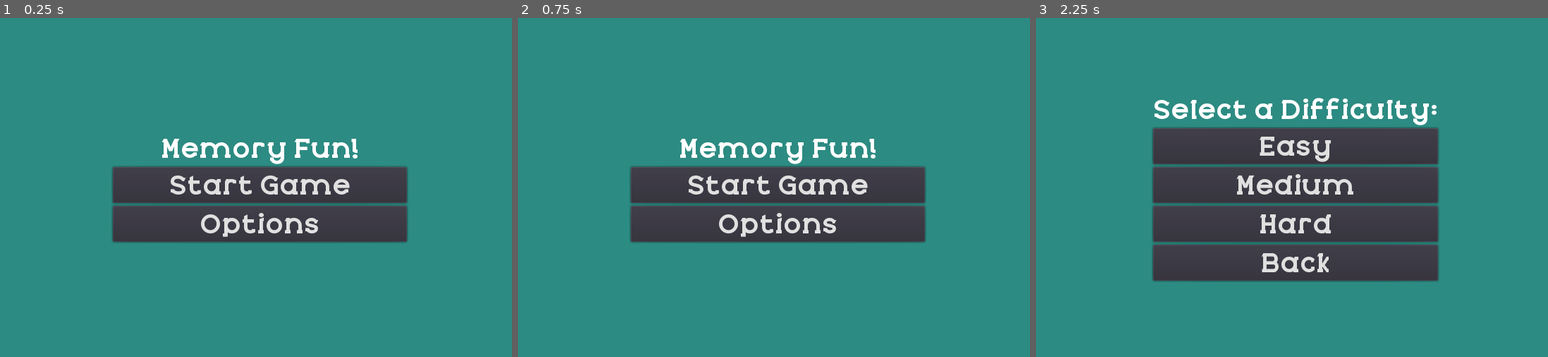
Above: before the commit, frames 1-3 (left to right).
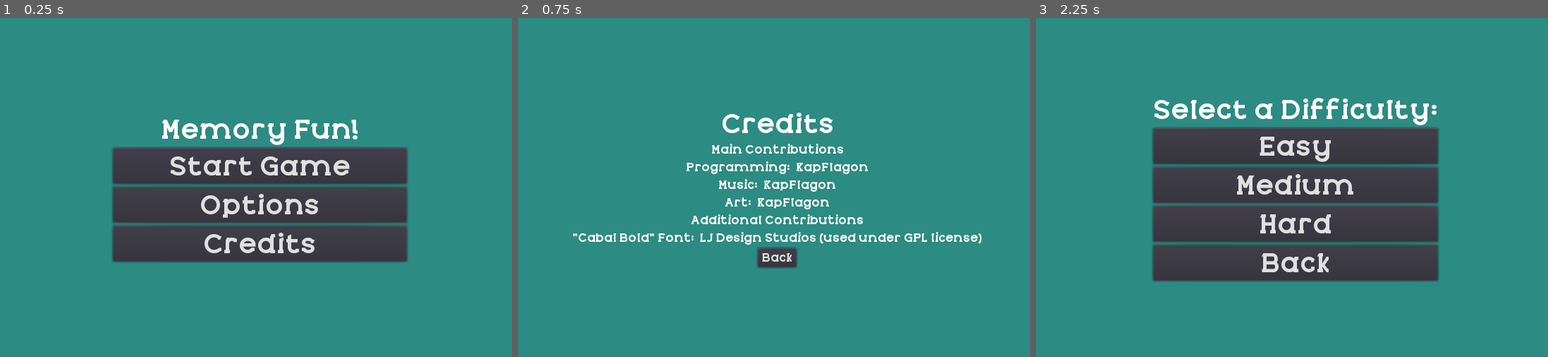
Above: after the commit, the same moments.

Repository: KapFlagon/Memory-Fun
Game: Godot game, scene res://src/screens/StartScreen.tscn
Same seed, same stepped clock (60 frames per second), same inputs: the game is played once before the commit and once after it.
Inputs (mouse positions are in pixels of both pictures, inside the frame that each line leads up to):
- Up to frame 1 (0.25 s): no input
- Up to frame 2 (0.75 s): click (779, 245) at 0.5 s, where only the run after the commit has a clickable "Credits"
- Up to frame 3 (2.25 s): click (1297, 258) at 1.25 s, where only the run after the commit has a clickable "Back"; click "Start Game" at 2 s

The runs differ from the first frame. In frame 1, 12% of the frame differs, in the area x 21-80%, y 30-73%; in frame 2, 15%, in the area x 10-91%, y 27-74%; in frame 3, nothing differs.

Commit message:
Basic Credits screen.

Diff:
--- /dev/null
+++ b/src/screens/CreditsScreen.gd
@@ -0,0 +1,12 @@
+extends Control
+
+
+
+func _ready() -> void:
+	get_node("ColorRect").set_frame_color(PlayerData.get_background_colour())
+
+
+
+
+func _on_Back_button_up() -> void:
+	get_tree().change_scene("res://src/screens/StartScreen.tscn")
--- /dev/null
+++ b/src/screens/CreditsScreen.tscn
@@ -0,0 +1,148 @@
+[gd_scene load_steps=4 format=2]
+
+[ext_resource path="res://src/screens/CreditsScreen.gd" type="Script" id=1]
+[ext_resource path="res://src/themes/Theme_01_small.tres" type="Theme" id=2]
+[ext_resource path="res://src/themes/Theme_01.tres" type="Theme" id=3]
+
+[node name="CreditsScreen" type="Control"]
+anchor_right = 1.0
+anchor_bottom = 1.0
+theme = ExtResource( 3 )
+script = ExtResource( 1 )
+__meta__ = {
+"_edit_use_anchors_": false
+}
+
+[node name="ColorRect" type="ColorRect" parent="."]
+anchor_right = 1.0
+anchor_bottom = 1.0
+color = Color( 0.172549, 0.545098, 0.509804, 1 )
+__meta__ = {
+"_edit_use_anchors_": false
+}
+
+[node name="VBox_Credits" type="VBoxContainer" parent="."]
+anchor_right = 1.0
+anchor_bottom = 1.0
+theme = ExtResource( 2 )
+alignment = 1
+__meta__ = {
+"_edit_use_anchors_": false
+}
+
+[node name="ScreenTitle" type="Label" parent="VBox_Credits"]
+margin_top = 127.0
+margin_right = 800.0
+margin_bottom = 172.0
+theme = ExtResource( 3 )
+text = "Credits"
+align = 1
+__meta__ = {
+"_edit_use_anchors_": false
+}
+
+[node name="OwnCon" type="Label" parent="VBox_Credits"]
+margin_top = 176.0
+margin_right = 800.0
+margin_bottom = 197.0
+text = "Main Contributions"
+align = 1
+
+[node name="HBox_Prog" type="HBoxContainer" parent="VBox_Credits"]
+margin_top = 201.0
+margin_right = 800.0
+margin_bottom = 222.0
+alignment = 1
+
+[node name="Title" type="Label" parent="VBox_Credits/HBox_Prog"]
+margin_left = 270.0
+margin_right = 422.0
+margin_bottom = 21.0
+text = "Programming: "
+align = 1
+
+[node name="Name" type="Label" parent="VBox_Credits/HBox_Prog"]
+margin_left = 426.0
+margin_right = 529.0
+margin_bottom = 21.0
+text = "KapFlagon"
+
+[node name="HBox_Music" type="HBoxContainer" parent="VBox_Credits"]
+margin_top = 226.0
+margin_right = 800.0
+margin_bottom = 247.0
+theme = ExtResource( 2 )
+alignment = 1
+__meta__ = {
+"_edit_use_anchors_": false
+}
+
+[node name="Title" type="Label" parent="VBox_Credits/HBox_Music"]
+margin_left = 316.0
+margin_right = 376.0
+margin_bottom = 21.0
+text = "Music: "
+
+[node name="Name" type="Label" parent="VBox_Credits/HBox_Music"]
+margin_left = 380.0
+margin_right = 483.0
+margin_bottom = 21.0
+text = "KapFlagon"
+
+[node name="HBox_Art" type="HBoxContainer" parent="VBox_Credits"]
+margin_top = 251.0
+margin_right = 800.0
+margin_bottom = 272.0
+theme = ExtResource( 2 )
+alignment = 1
+__meta__ = {
+"_edit_use_anchors_": false
+}
+
+[node name="Title" type="Label" parent="VBox_Credits/HBox_Art"]
+margin_left = 325.0
+margin_right = 367.0
+margin_bottom = 21.0
+text = "Art: "
+
+[node name="Name" type="Label" parent="VBox_Credits/HBox_Art"]
+margin_left = 371.0
+margin_right = 474.0
+margin_bottom = 21.0
+text = "KapFlagon"
+
+[node name="OtherCon" type="Label" parent="VBox_Credits"]
+margin_top = 276.0
+margin_right = 800.0
+margin_bottom = 297.0
+text = "Additional Contributions"
+align = 1
+
+[node name="HBox_Fonts" type="HBoxContainer" parent="VBox_Credits"]
+margin_top = 301.0
+margin_right = 800.0
+margin_bottom = 322.0
+alignment = 1
+
+[node name="Title" type="Label" parent="VBox_Credits/HBox_Fonts"]
+margin_left = 109.0
+margin_right = 286.0
+margin_bottom = 21.0
+text = "\"Cabal Bold\" Font: "
+
+[node name="Name" type="Label" parent="VBox_Credits/HBox_Fonts"]
+margin_left = 290.0
+margin_right = 690.0
+margin_bottom = 21.0
+text = "LJ Design Studios (used under GPL license)"
+
+[node name="Back" type="Button" parent="VBox_Credits"]
+margin_left = 372.0
+margin_top = 326.0
+margin_right = 427.0
+margin_bottom = 353.0
+grow_horizontal = 0
+grow_vertical = 0
+size_flags_horizontal = 4
+text = "Back"
+[connection signal="button_up" from="VBox_Credits/Back" to="." method="_on_Back_button_up"]
--- a/src/screens/StartScreen.gd
+++ b/src/screens/StartScreen.gd
@@ -16,3 +16,7 @@
 
 func _on_OptionsButton_options_submitted() -> void:
 	get_node("ColorRect").set_frame_color(PlayerData.get_background_colour())
+
+
+func _on_CreditsButton_button_up() -> void:
+	get_tree().change_scene("res://src/screens/CreditsScreen.tscn")
--- a/src/screens/StartScreen.tscn
+++ b/src/screens/StartScreen.tscn
@@ -40,9 +40,9 @@
 }
 
 [node name="Title" type="Label" parent="VBox_MainMenu"]
-margin_top = 98.0
+margin_top = 71.0
 margin_right = 417.0
-margin_bottom = 143.0
+margin_bottom = 116.0
 text = "Memory Fun!"
 align = 1
 __meta__ = {
@@ -50,14 +50,17 @@
 }
 
 [node name="StartButton" parent="VBox_MainMenu" instance=ExtResource( 5 )]
-margin_top = 147.0
-margin_bottom = 198.0
 
 [node name="OptionsButton" parent="VBox_MainMenu" instance=ExtResource( 6 )]
-margin_top = 202.0
-margin_bottom = 253.0
 
 [node name="ExitButton" parent="VBox_MainMenu" instance=ExtResource( 4 )]
 visible = false
 margin_right = 417.0
+
+[node name="CreditsButton" type="Button" parent="VBox_MainMenu"]
+margin_top = 230.0
+margin_right = 417.0
+margin_bottom = 281.0
+text = "Credits"
 [connection signal="options_submitted" from="VBox_MainMenu/OptionsButton" to="." method="_on_OptionsButton_options_submitted"]
+[connection signal="button_up" from="VBox_MainMenu/CreditsButton" to="." method="_on_CreditsButton_button_up"]
